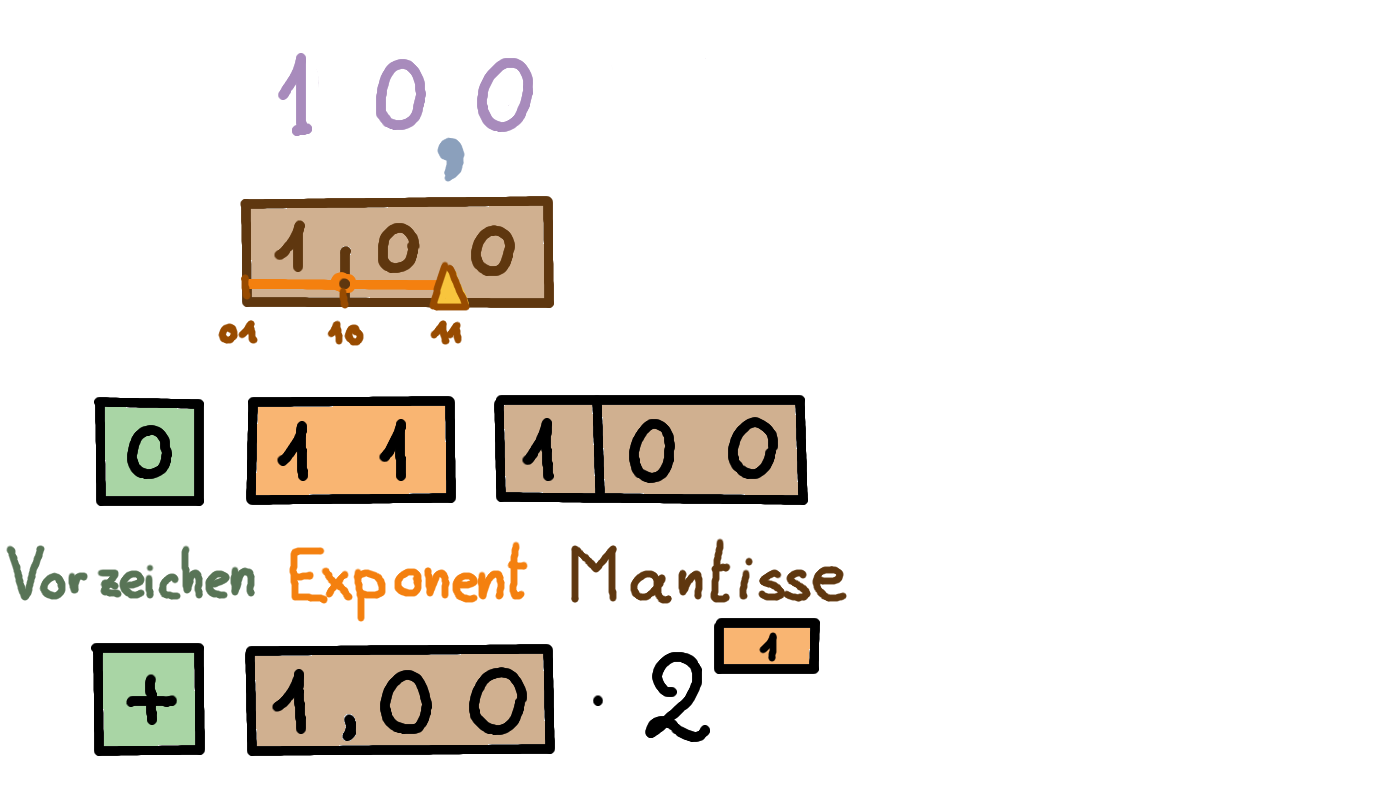
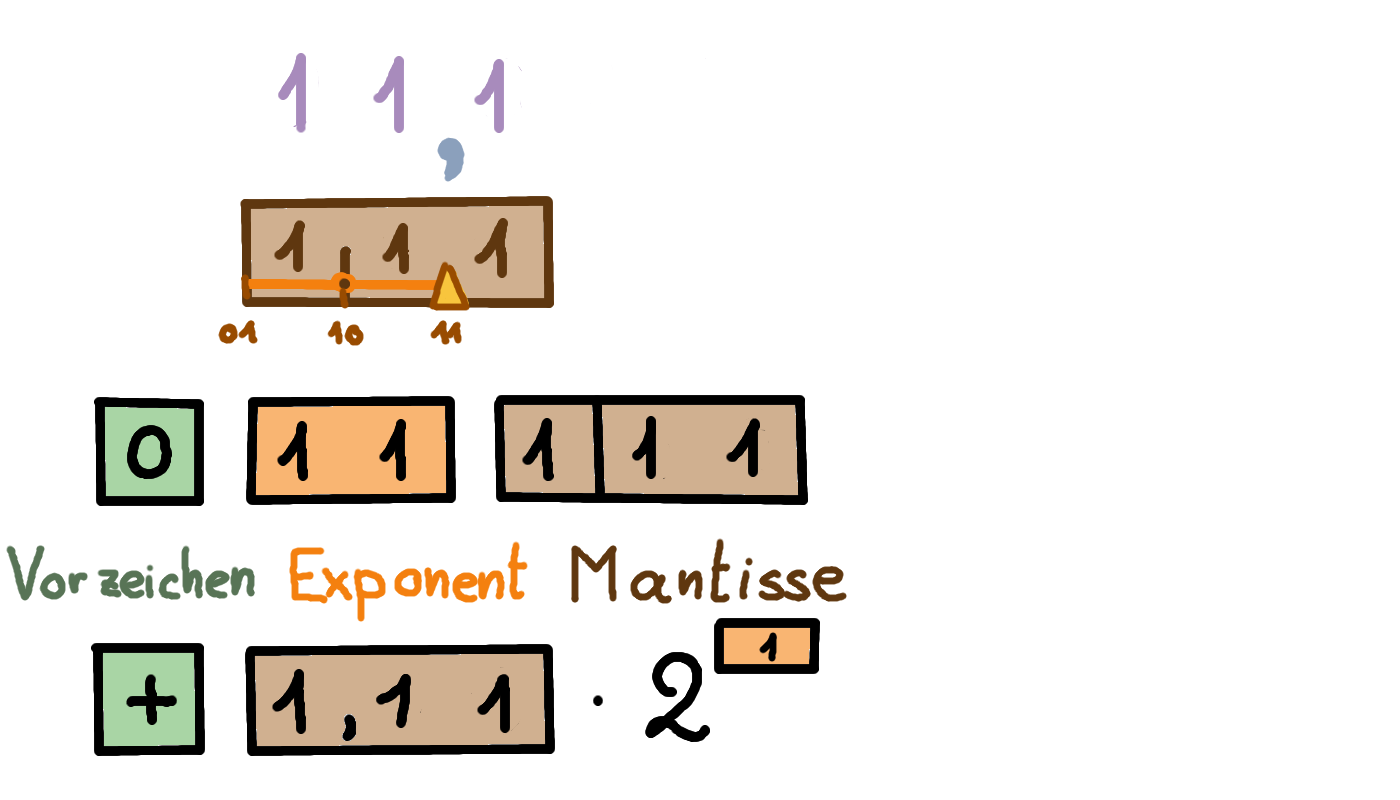
Revision of a layered 1400 × 800 image; what changed, layer by layer:
painted on "groessteZahl" over 292, 53, 778, 735
